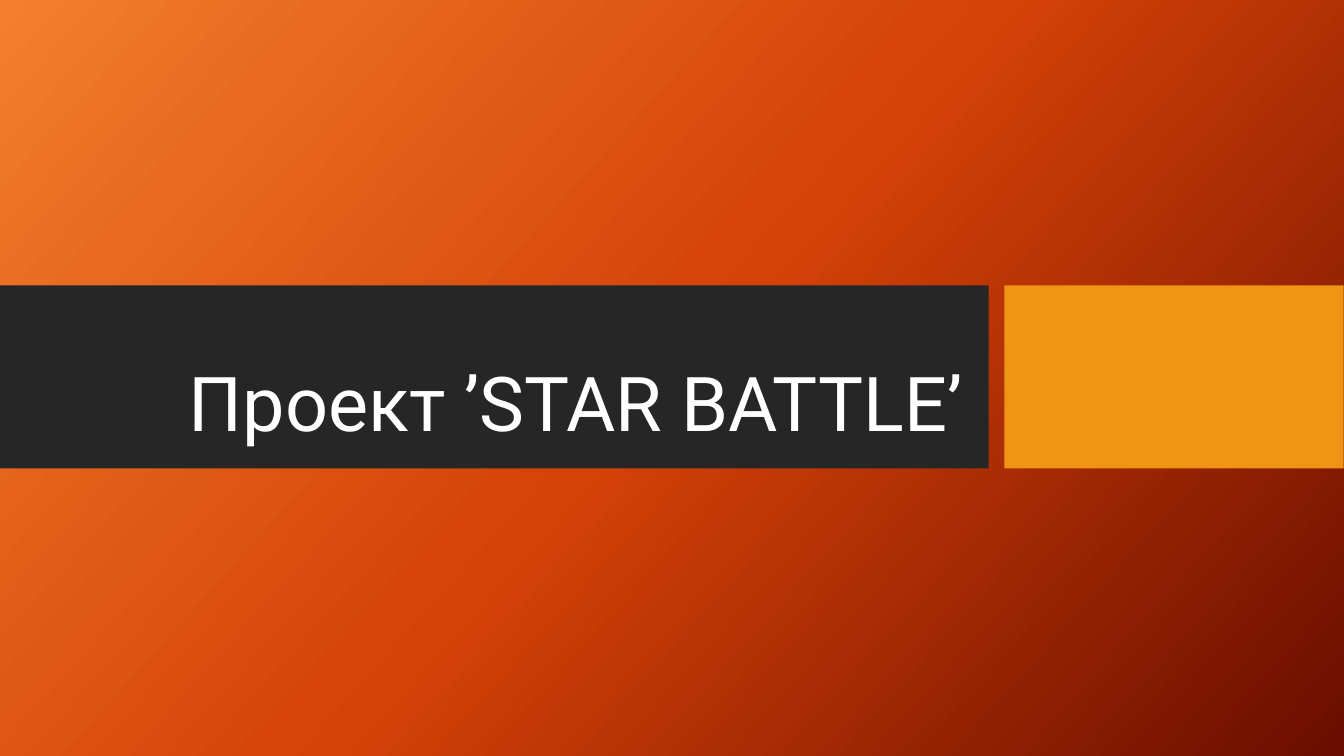
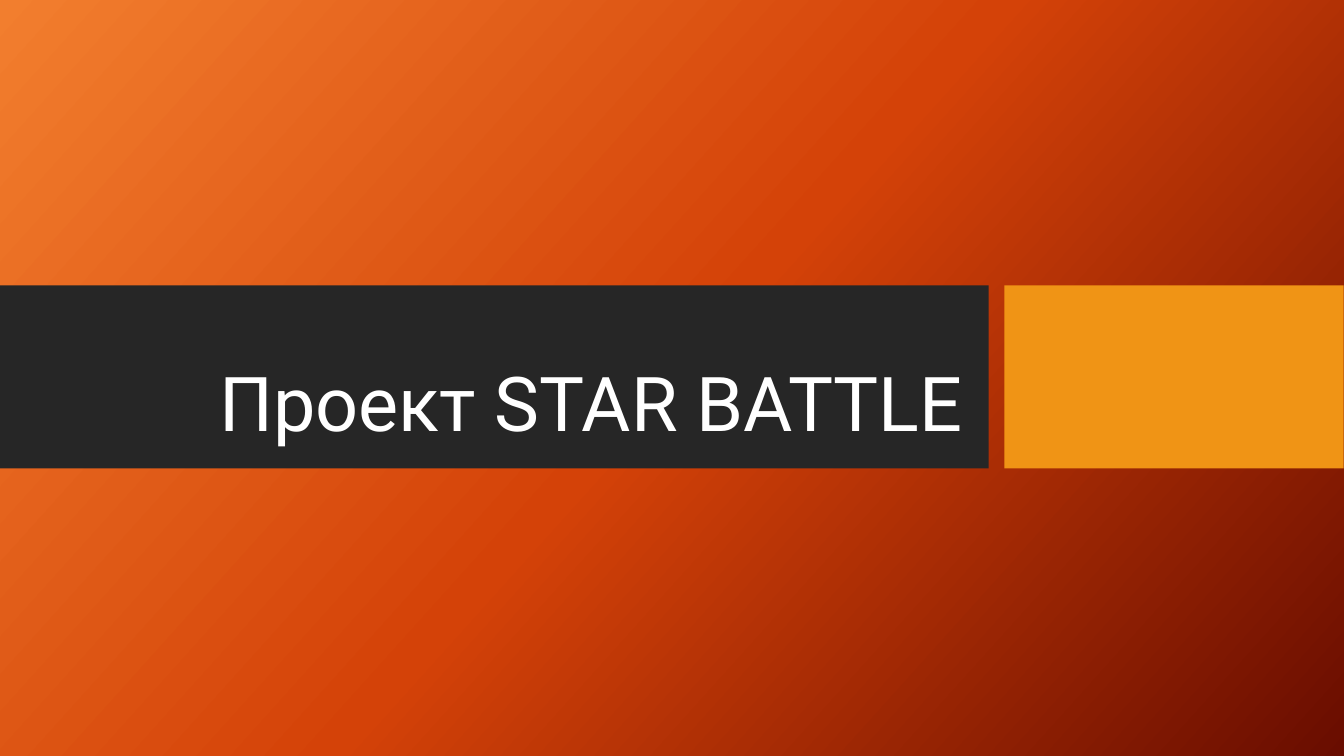
Before and after one commit to datpetr/Star_Battle, a slide deck: slide 1 of Проект ’STAR BATTLE’.pptx. Drawn at 1344x756 pixels with LibreOffice and Linux fonts; fonts in the diff are those of the drawing; background and template pictures are left out. Boxes give left, top, right and bottom in pixels: in the first picture for what was removed or moved away, otherwise in the second. Text is boxed around its words. In the diff, an @@ line names an element or a change of style, - is before the commit and + after.

```diff
--- a/Проект ’STAR BATTLE’.pptx
+++ b/Проект ’STAR BATTLE’.pptx
@@ title at [219,376,962,447]: text changed @@
-Проект ’STAR BATTLE’
+Проект STAR BATTLE
```
Also in this commit, not shown: 3 other slides changed.
